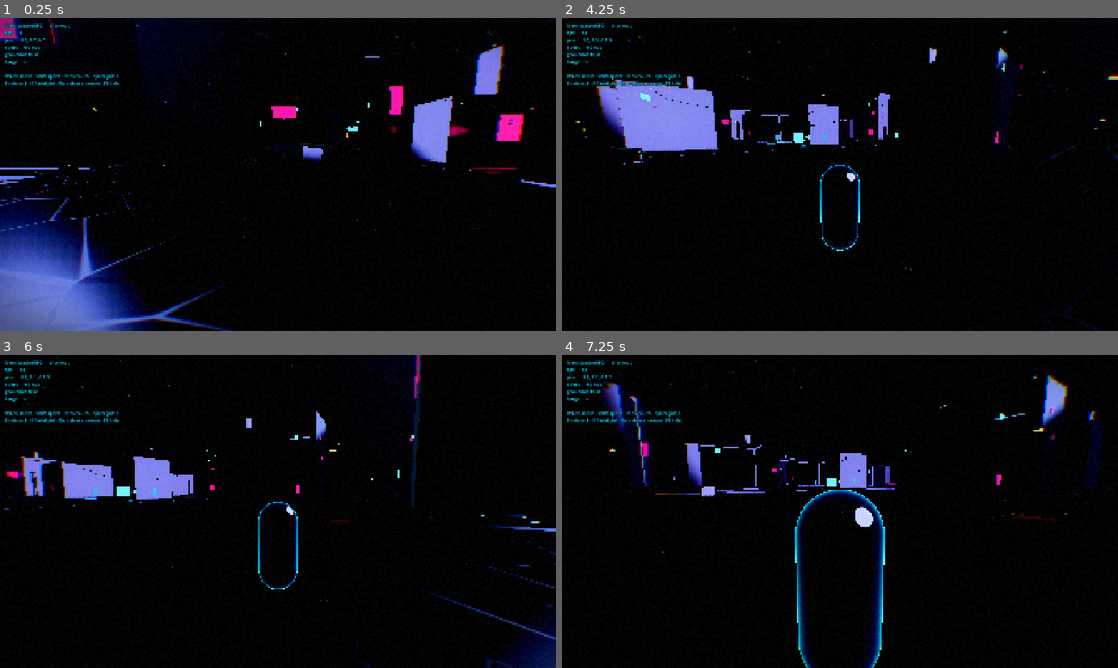
Above: before the commit, frames 1-4 (two rows, left to right).
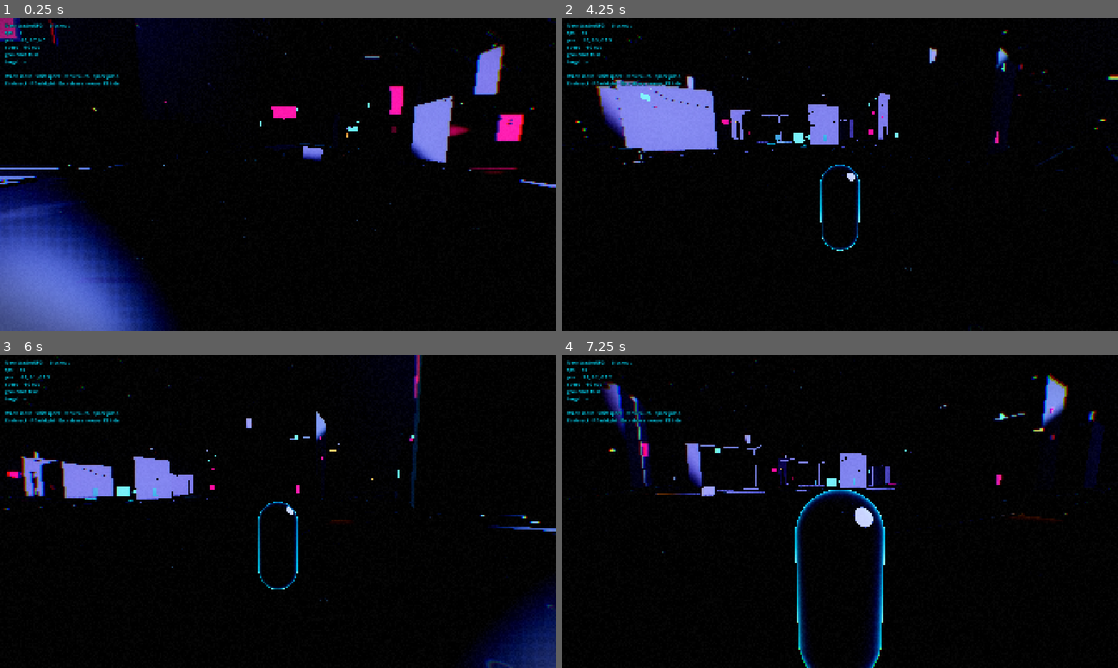
Above: after the commit, the same moments.

Repository: jimmylovnjames/Game-development
Game: Godot game, scene res://scenes/main.tscn
The game is run twice, just before and just after one commit, with the same random seed, the same clock (stepped at 60 frames per second) and the same inputs.
Inputs (mouse positions are in pixels of both pictures, inside the frame that each line leads up to):
- Up to frame 1 (0.25 s): no input
- Up to frame 2 (4.25 s): tap Enter at 0.5 s; move the mouse to (867, 174) at 0.52 s; hold W (move_forward) from 0.53 s (still down); click (867, 174) at 0.6 s; tap Space (jump) at 0.77, 1.07, 1.52, 1.82, 3.02, 3.32, 3.77, 4.07 s; move the mouse to (812, 174) at 1.27 s; right-click (812, 174) at 1.35 s; move the mouse to (851, 168) at 2.02 s; hold Ctrl (crouch) 2.03-2.78 s; move the mouse to (834, 180) at 2.77 s; tap E (interact) at 2.85 s; click (834, 180) at 2.92 s; move the mouse to (878, 177) at 3.52 s; tap J (journal) at 3.6 s
- Up to frame 3 (6 s): move the mouse to (233, 508) at 4.27 s; tap Shift (sprint) at 4.35 s; tap Space (jump) at 4.52, 4.82 s; move the mouse to (283, 511) at 5.02 s; hold F (toggle_flashlight) 5.03-5.78 s; click (283, 511) at 5.17 s; move the mouse to (255, 505) at 5.77 s; release W (move_forward) at 5.78 s; hold D (move_right) from 5.78 s (still down); click (255, 505) at 5.85 s
- Up to frame 4 (7.25 s): tap Space (jump) at 6.02, 6.32, 6.77, 7.07 s; move the mouse to (867, 511) at 6.52 s; release D (move_right) at 6.53 s; hold W (move_forward) from 6.53 s (still down); hold Right mouse button (attack_secondary) from 6.53 s (still down)

The runs differ from the first frame. In frame 1, 7.2% of the frame differs, in the area x 0-43%, y 46-100%; in frame 2, 0.1%; in frame 3, 2.7%; in frame 4, less than 0.1%.

Commit message:
fix: replace Voronoi street cracks with fbm wear
Cellular F2-F1 cracks bloomed into a glowing honeycomb under wet
specular. Asphalt detail is now fbm grain + soft wear streaks + oil
stains only; lane dashes stay on the street lattice.

Co-authored-by: jimmylovnjames <jimmylovnjames@users.noreply.github.com>

Diff:
--- a/assets/materials/street_asphalt.tres
+++ b/assets/materials/street_asphalt.tres
@@ -10,29 +10,29 @@
 shader_parameter/patch_color = Color(0.11, 0.09, 0.08, 1)
 shader_parameter/crack_color = Color(0.03, 0.025, 0.04, 1)
 shader_parameter/oil_color = Color(0.04, 0.05, 0.07, 1)
-shader_parameter/roughness = 0.32
+shader_parameter/roughness = 0.35
 shader_parameter/asphalt_scale = 0.22
 shader_parameter/patch_scale = 0.05
-shader_parameter/crack_scale = 0.28
-shader_parameter/crack_width = 0.045
+shader_parameter/wear_scale = 0.4
+shader_parameter/wear_amount = 0.35
 shader_parameter/oil_scale = 0.06
-shader_parameter/oil_amount = 0.22
-shader_parameter/wetness = 0.55
+shader_parameter/oil_amount = 0.18
+shader_parameter/wetness = 0.5
 shader_parameter/street_stride = 31.0
 shader_parameter/dash_half_width = 0.08
 shader_parameter/dash_length = 1.4
 shader_parameter/dash_gap = 2.2
 shader_parameter/paint_color = Color(0.55, 0.52, 0.42, 1)
-shader_parameter/paint_strength = 0.4
+shader_parameter/paint_strength = 0.35
 shader_parameter/light_bands = 2.0
 shader_parameter/band_softness = 0.06
 shader_parameter/shadow_wrap = 0.45
 shader_parameter/shadow_tint = Color(0.16, 0.1, 0.34, 1)
 shader_parameter/shadow_tint_strength = 0.45
-shader_parameter/spec_threshold = 0.4
+shader_parameter/spec_threshold = 0.42
 shader_parameter/spec_softness = 0.4
-shader_parameter/spec_strength = 0.4
+shader_parameter/spec_strength = 0.35
 shader_parameter/rim_color = Color(1.0, 0.18, 0.58, 1)
 shader_parameter/rim_power = 6.0
-shader_parameter/rim_strength = 0.28
+shader_parameter/rim_strength = 0.25
 shader_parameter/rim_light_bias = 0.85
--- a/shaders/street_ground.gdshader
+++ b/shaders/street_ground.gdshader
@@ -21,11 +21,11 @@
 group_uniforms Detail;
 uniform float asphalt_scale : hint_range(0.02, 2.0) = 0.22;
 uniform float patch_scale : hint_range(0.01, 1.0) = 0.05;
-uniform float crack_scale : hint_range(0.05, 4.0) = 0.28;
-uniform float crack_width : hint_range(0.01, 0.4) = 0.045;
+uniform float wear_scale : hint_range(0.02, 2.0) = 0.4;
+uniform float wear_amount : hint_range(0.0, 1.0) = 0.35;
 uniform float oil_scale : hint_range(0.01, 1.0) = 0.06;
-uniform float oil_amount : hint_range(0.0, 1.0) = 0.22;
-uniform float wetness : hint_range(0.0, 1.0) = 0.55;
+uniform float oil_amount : hint_range(0.0, 1.0) = 0.18;
+uniform float wetness : hint_range(0.0, 1.0) = 0.5;
 
 group_uniforms Markings;
 // Lane dashes sit on the street lattice the blockout also uses.
@@ -84,31 +84,6 @@
 	return v;
 }
 
-// Thin dark veins: take the distance to the nearest Voronoi edge.
-float crack_field(vec2 p) {
-	vec2 cell = floor(p);
-	vec2 local = fract(p);
-	float min_d = 10.0;
-	float second = 10.0;
-	for (int y = -1; y <= 1; y++) {
-		for (int x = -1; x <= 1; x++) {
-			vec2 neighbour = vec2(float(x), float(y));
-			vec2 point = neighbour + vec2(
-				street_hash(cell + neighbour),
-				street_hash(cell + neighbour + vec2(19.1, 3.7))
-			);
-			float d = length(local - point);
-			if (d < min_d) {
-				second = min_d;
-				min_d = d;
-			} else if (d < second) {
-				second = d;
-			}
-		}
-	}
-	return second - min_d;
-}
-
 float lane_paint(vec2 wp) {
 	// Cross of dashed lines at every street centreline. Street centres sit
 	// halfway between lot centres (stride away from each other).
@@ -136,23 +111,21 @@
 
 	float grain = street_fbm(wp * asphalt_scale);
 	float patches = smoothstep(0.62, 0.88, street_fbm(wp * patch_scale + 3.1));
-	// Thin dark veins only — wide crack_width turns the Voronoi cells into a
-	// glowing honeycomb under wet specular, which fights the comic read.
-	float cracks = 1.0 - smoothstep(0.0, crack_width, crack_field(wp * crack_scale));
-	cracks = pow(cracks, 2.5);
-	float oil = smoothstep(0.72, 0.95, street_fbm(wp * oil_scale + 11.7)) * oil_amount;
+	// Soft wear streaks — fbm ridges, not Voronoi. Cellular patterns bloom into
+	// a glowing honeycomb under wet specular and fight the comic read.
+	float wear = smoothstep(0.55, 0.85, street_fbm(wp * wear_scale + 7.3)) * wear_amount;
+	float oil = smoothstep(0.75, 0.96, street_fbm(wp * oil_scale + 11.7)) * oil_amount;
 
-	vec3 base = mix(asphalt_color.rgb, patch_color.rgb, patches * 0.35);
-	base *= 0.82 + grain * 0.28;
-	base = mix(base, crack_color.rgb, cracks * 0.7);
+	vec3 base = mix(asphalt_color.rgb, patch_color.rgb, patches * 0.3);
+	base *= 0.78 + grain * 0.32;
+	base = mix(base, crack_color.rgb, wear * 0.55);
 	base = mix(base, oil_color.rgb, oil);
 
 	float paint = lane_paint(wp) * paint_strength;
 	base = mix(base, paint_color.rgb, paint);
 
-	// Oil and paint stay wetter; cracks drink the water and go matte.
-	float local_wet = clamp(wetness + oil * 0.35 - cracks * 0.4 + paint * 0.15, 0.0, 1.0);
-	v_local_rough = mix(0.72, roughness * 0.55, local_wet);
+	float local_wet = clamp(wetness + oil * 0.3 - wear * 0.25 + paint * 0.1, 0.0, 1.0);
+	v_local_rough = mix(0.75, roughness * 0.6, local_wet);
 
 	ALBEDO = base;
 	ROUGHNESS = v_local_rough;
